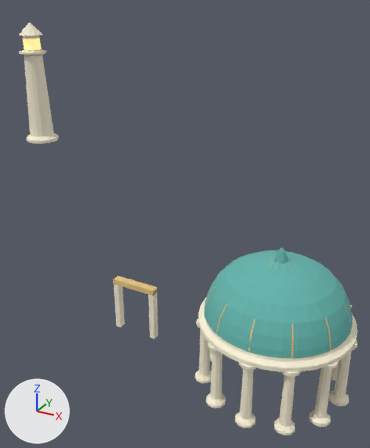
Two versions of the OBJ model examples/showcase/res/aster/district-rotunda.obj, one commit apart.
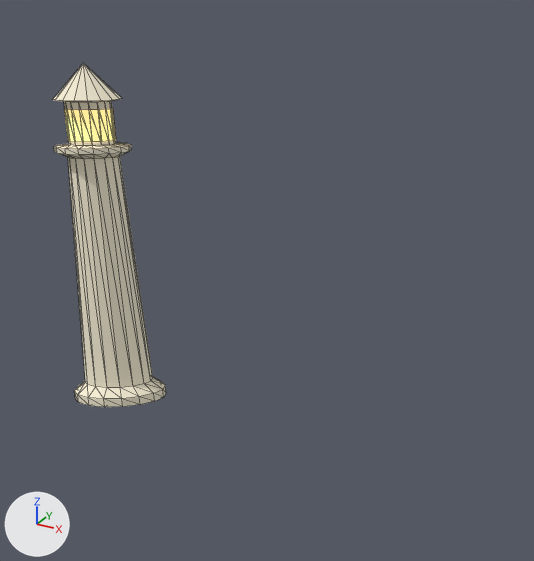
There are two pictures of each version: one whole from a camera (50 mm lens) standing at (9.1, -6.9, 25.8) and looking at (-12.8, 32.9, 5.9), one close up on the part from 0% to 51% of the width and 0% to 44% of the height. Every picture has the same lights, and +X, +Y and +Z are marked at lower left. The first two pictures are the older version. The close-ups show mesh edges as thin lines. Where no turn or scale is listed for an object, it has been applied to the vertices.

Script lines for the objects in view, before the commit:
```python
me_district_rotunda = bpy.data.meshes.new('district-rotunda')
me_district_rotunda.from_pydata(...)  # 1764 vertices, 3224 faces; spans x -44.2..5.7, y 17.3..47.2, z 0.0..23.1
# faces by material slot: [2456, 544, 180, 12, 32]
me_district_rotunda.materials.append(mat_ivory)  # pale yellow #f8f0d7
me_district_rotunda.materials.append(mat_copper)  # cyan #65b5ad
me_district_rotunda.materials.append(mat_gold)  # beige #e7c784
me_district_rotunda.materials.append(mat_shadowstone)  # picture img_shadowstone_png
me_district_rotunda.materials.append(mat_amber)  # beige #ffdd90, glowing beige #e7c882
ob_district_rotunda = bpy.data.objects.new('district-rotunda', me_district_rotunda)
ob_district_rotunda.location = (0.0, 0.0, 0.0)
```
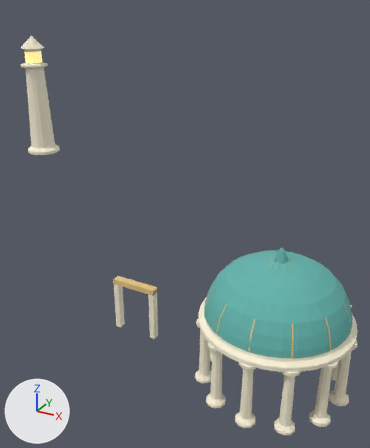
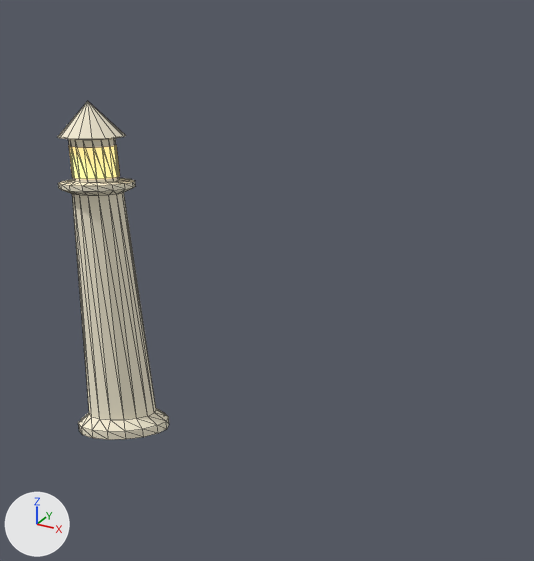
Edits to the scene script, one JSON object a line:
```json
{"block": "me_district_rotunda", "where": "# used by ob_district_rotunda; location = (0.0, 0.0, 0.0)"}
{"op": "remove", "block": "me_district_rotunda", "code": "me_district_rotunda.from_pydata(...)  # 1764 vertices, 3224 faces; spans x -44.2..5.7, y 17.3..47.2, z 0.0..23.1"}
{"op": "add", "block": "me_district_rotunda", "code": "me_district_rotunda.from_pydata(...)  # 1764 vertices, 3224 faces; spans x -44.2..5.7, y 17.3..47.2, z 0.0..21.5"}
{"block": "me_district_rotunda", "change": "me_district_rotunda part 1: the loose piece of 146 vertices spanning x -44.2..-39.8, y 42.8..47.2, z 7.9..23.1 is moved by (0.0, 0.0, -1.6)"}
{"block": "me_district_rotunda", "change": "me_district_rotunda part 2: the loose piece of 32 vertices spanning x -43.1..-40.9, y 43.9..46.1, z 19.8..21.2 is moved by (0.0, 0.0, -1.6)"}
```

Boxes (x1, y1, x2, y2) around the edits, measured in the close-ups (534 x 561 px; the box of a moved part takes in the faces that stretch with it):
```json
{"object": "district-rotunda", "change": "reshaped", "before": [53, 63, 166, 407], "after": [58, 101, 169, 440]}
{"part": 1, "of": "me_district_rotunda", "change": "moved or reshaped", "before": [53, 63, 166, 407], "after": [58, 101, 169, 440]}
{"part": 2, "of": "me_district_rotunda", "change": "moved or reshaped", "before": [64, 108, 116, 142], "after": [69, 145, 120, 179]}
```
